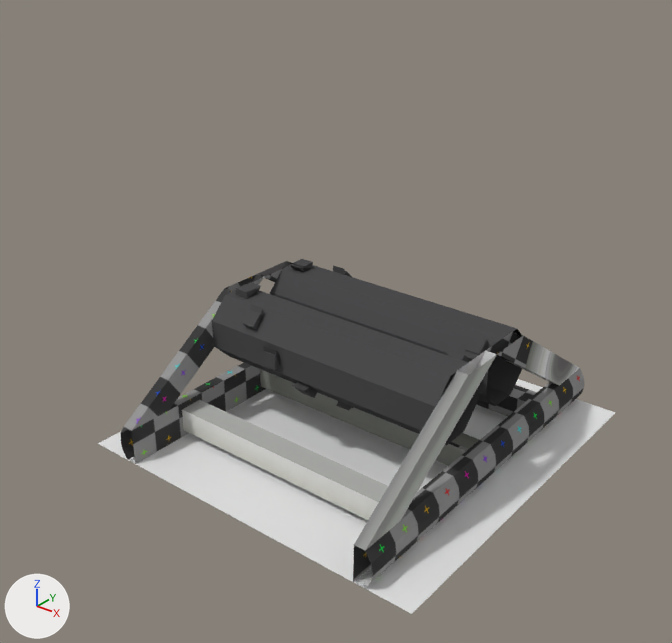
The Blender file resources/assets/taam/models/conveyor.blend: old version first, new version second.
Both versions are drawn from a camera (50 mm lens) standing at (1.783, -2.226, 1.36) and looking at (0.43, -0.533, 0.311). Lighting does not change. The marker at lower left points along +X, +Y and +Z.

Before the edit, the objects in view are built like this:
```python
ob_appliance_sprayer = bpy.data.objects.new('Appliance Sprayer', me_asmdl)
ob_appliance_sprayer.location = (0.0, 0.0, 0.0)
ob_conveyor_end = bpy.data.objects.new('Conveyor End', me_cemdl)
ob_conveyor_end.location = (0.0, 0.0, 0.0)
ob_conveyor_end_cap = bpy.data.objects.new('Conveyor End Cap', me_cecmdl)
ob_conveyor_end_cap.location = (0.0, 0.0, 0.0)
ob_conveyor_hopper = bpy.data.objects.new('Conveyor Hopper', me_chmdl)
ob_conveyor_hopper.location = (0.0, 0.0, 0.0)
ob_conveyor_processing_chute = bpy.data.objects.new('Conveyor Processing Chute', me_chutemdl)
ob_conveyor_processing_chute.location = (0.0, 0.0, 0.0)
ob_conveyor_straight = bpy.data.objects.new('Conveyor Straight', me_csmdl)
ob_conveyor_straight.location = (0.0, 0.0, 0.0)
ob_reference = bpy.data.objects.new('Reference', me_rplane)
ob_reference.location = (0.0, 0.0, 0.0)
# also in view: 'Processor' at (0.5, -0.5, 0.257); 'BumpsCrusher' at (0.498, -0.5, 0.257); 'Support' at (0.5, -0.5, 0.175)
```
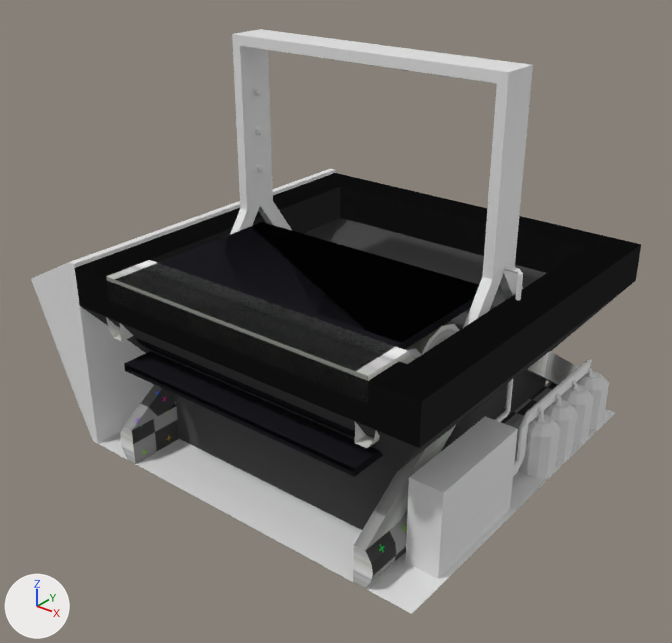
Where the change shows, as pixel boxes [x1, y1, x2, y2] in the pictures (672 x 643 px):
'Conveyor Hopper', shown (black): after [75, 173, 641, 448]
'Appliance Sprayer', shown: after [230, 29, 609, 579]
'Conveyor Straight', shown (black): after [106, 222, 479, 477]
'Conveyor Processing Chute', shown (black): after [82, 218, 630, 530]
'Cube', added: after [31, 169, 335, 444]
'Conveyor End', shown (black): after [121, 222, 479, 588]
'Conveyor End Cap', shown (black): after [106, 260, 415, 404]
'Support', unchanged, covered by the edit: before [121, 261, 584, 588]; after [124, 351, 578, 582]
'Processor', unchanged, covered by the edit: before [212, 264, 522, 445]; after [449, 312, 468, 330]

What changed in the scene script:
```text
Add me_cube:
    me_cube.from_pydata(...)  # 20 vertices, 17 faces; spans x -0.136..0.214, y -0.429..0.571, z 0.094..0.604
Change ob_conveyor_processing_chute:
    remove ob_conveyor_processing_chute.hide_viewport = True
Change ob_appliance_sprayer:
    remove ob_appliance_sprayer.hide_viewport = True
Change ob_conveyor_hopper:
    remove ob_conveyor_hopper.hide_viewport = True
Change ob_conveyor_end:
    remove ob_conveyor_end.hide_viewport = True
Change ob_conveyor_end_cap:
    remove ob_conveyor_end_cap.hide_viewport = True
Change ob_conveyor_straight:
    remove ob_conveyor_straight.hide_viewport = True
Add ob_cube:
    ob_cube = bpy.data.objects.new('Cube', me_cube)
    ob_cube.location = (-0.214, -0.571, -0.094)
```
